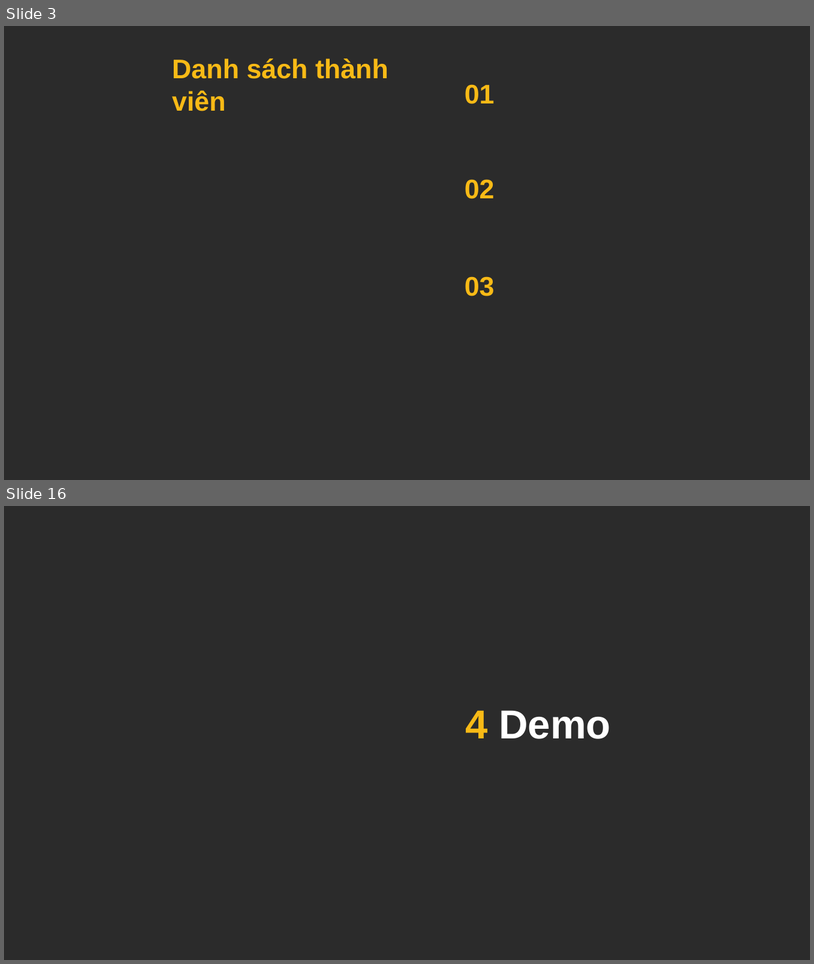
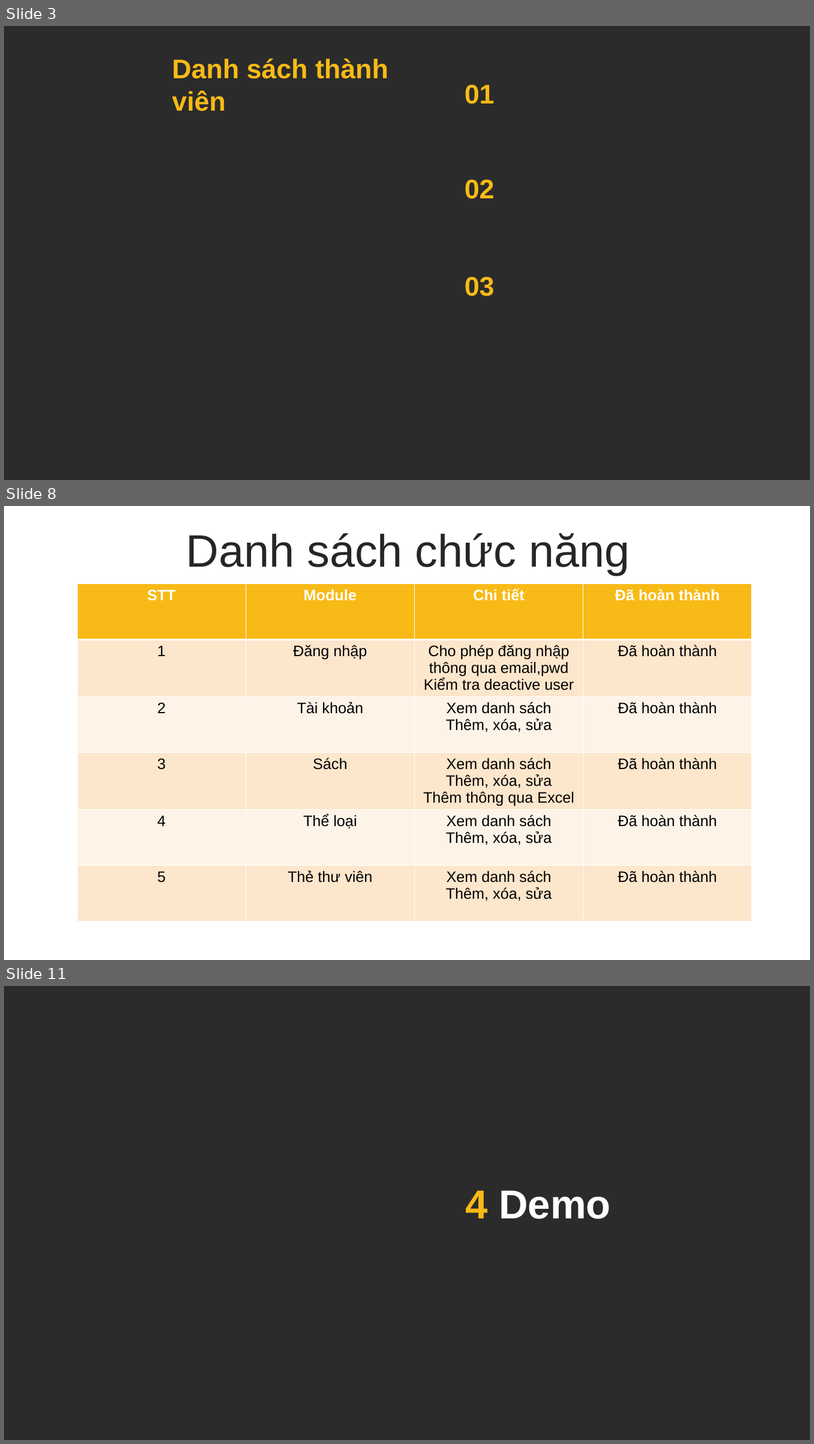
Before and after one commit to maxknowyou/npta, a slide deck: ThuyetTrinhBaoCaoMaNguonMo.pptx. Shown one above the other, each under a label of ours: slides 3 and 16 before the commit, slides 3, 8 and 11 after it; the slides between them are not shown. The pictures are 814x964 and 814x1444 pixels, drawn with LibreOffice and Linux fonts; fonts in the diff are those of the drawing; background and template pictures are left out; a plain dark background stands for a picture behind light text. Boxes give left, top, right and bottom in pixels: in the first picture for what was removed or moved away, otherwise in the second. Text is boxed around its words. In the diff, an @@ line names an element or a change of style, - is before the commit and + after.

```diff
--- a/ThuyetTrinhBaoCaoMaNguonMo.pptx
+++ b/ThuyetTrinhBaoCaoMaNguonMo.pptx
@@ slide 8 added at [4, 506, 810, 960], background #FFFFFF @@
@@ text added at [186, 533, 630, 575], 54 pt, text #262626 @@
+Danh sách chức năng
@@ table added at [77, 583, 752, 928], 6 rows, 4 columns @@
+STT | Module | Chi tiết | Đã hoàn thành
+1 | Đăng nhập | Cho phép đăng nhập thông qua email,pwd / Kiểm tra deactive user | Đã hoàn thành
+2 | Tài khoản | Xem danh sách / Thêm, xóa, sửa | Đã hoàn thành
+3 | Sách | Xem danh sách / Thêm, xóa, sửa / Thêm thông qua Excel | Đã hoàn thành
+4 | Thể loại | Xem danh sách / Thêm, xóa, sửa | Đã hoàn thành
+5 | Thẻ thư viên | Xem danh sách / Thêm, xóa, sửa | Đã hoàn thành
@@ what was slide 16 is now slide 11 @@
```
Also in this commit, not shown: 2 slides changed, 6 other slides added, 12 slides removed.
